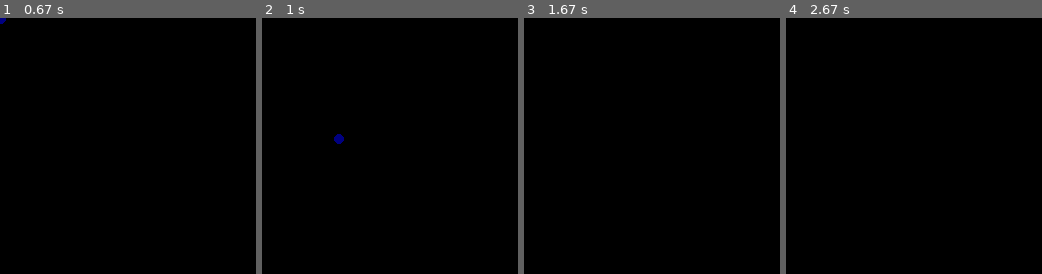
Above: before the commit, frames 1-4 (left to right).
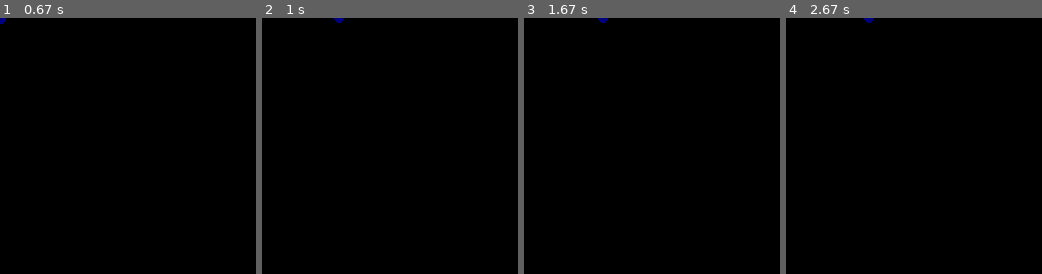
Above: after the commit, the same moments.

Repository: tjacek/planning
Game: pygame game, started from localization/kalman.py
Same seed, same stepped clock (60 frames per second), same inputs: the game is played once before the commit and once after it.
Inputs (mouse positions are in pixels of both pictures, inside the frame that each line leads up to):
- Up to frame 1 (0.67 s): click (128, 146) at 0.38 s
- Up to frame 2 (1 s): click (415, 202) at 0.82 s
- Up to frame 3 (1.67 s): press the mouse at (677, 202) at 1.13 s; move the mouse to (634, 148) at 1.23 s; release the mouse at (590, 94) at 1.37 s
- Up to frame 4 (2.67 s): press the mouse at (939, 202) at 1.87 s; move the mouse to (921, 151) at 1.97 s; release the mouse at (903, 102) at 2.1 s

Frame 1 is identical in both runs. In frame 2, 0.2% of the frame differs, in the area x 28-33%, y 0-50%; in frame 3, less than 0.1%; in frame 4, less than 0.1%.

Commit message:
bounds for envir

Diff:
--- a/localization/kalman.py
+++ b/localization/kalman.py
@@ -6,6 +6,7 @@
         self.envir=envir
 
     def on_click(self,key):
+        print("click")
         self.envir.next_state()
 
     def show(self,window):
@@ -13,13 +14,14 @@
         pg.draw.circle(window,(0,0,128),self.envir.state, 5)
 
 class Envir(object):
-    def __init__(self,A,B,C,cov_v,cov_w):
+    def __init__(self,A,B,C,cov_v,cov_w,bounds):
         self.A=A
         self.B=B
         self.C=C
         self.cov_v=cov_v
         self.cov_w=cov_w
         self.state=None
+        self.bounds=bounds
 
     def get_dim(self):
         return self.A.shape[0]
@@ -31,6 +33,9 @@
 
     def next_state(self):
         self.state=self.A.dot(self.state)
+        for i in range(self.get_dim()):
+            if(self.state[i]>self.bounds[i]):
+                self.state[i]=0
 
     def observe(self):
         return self.C.dot(self.state)
@@ -41,9 +46,10 @@
     C=np.random.rand(dim,dim)
     cov_v=np.random.rand(dim,dim)
     cov_w=np.random.rand(dim,dim)
-    envir= Envir(A,B,C,cov_v,cov_w)
+    bounds=scale*np.ones((dim,))
+    envir= Envir(A,B,C,cov_v,cov_w,bounds)
     envir.set_state()
-    envir.state*=scale
+    envir.state*= scale/2.0
     return envir
 
 envir=random_envir()
